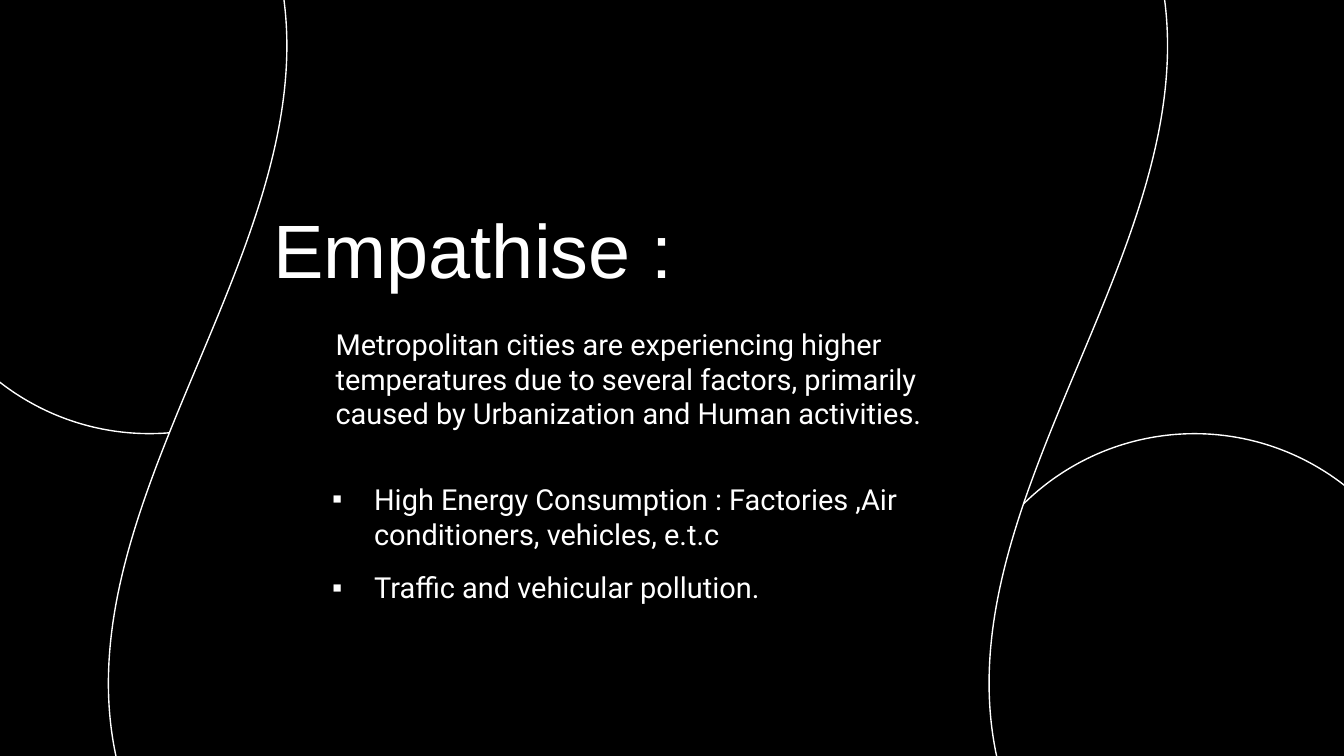
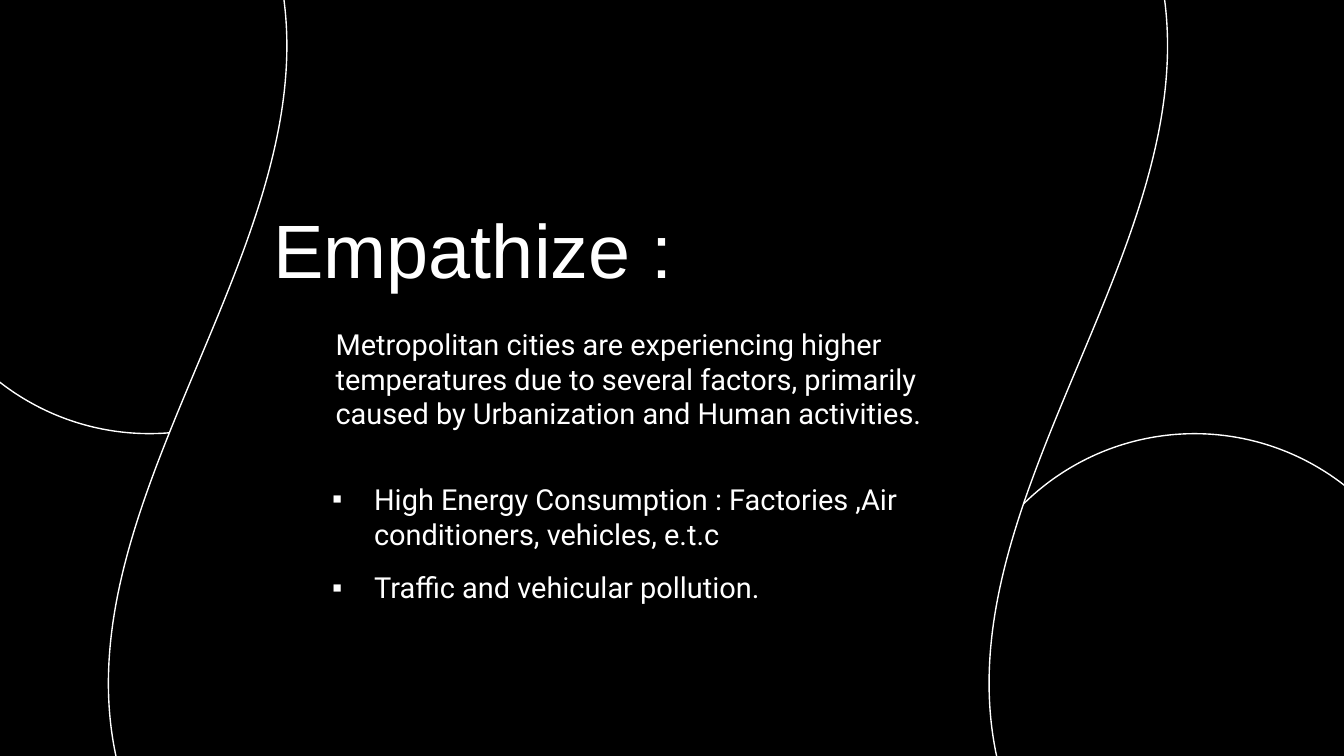
Before and after one commit to Vamc-24/Piezoelectric-Technology, a slide deck: slide 3 of Piezoelectric Technology PPT.pptx. Drawn at 1344x756 pixels with LibreOffice and Linux fonts; fonts in the diff are those of the drawing. Boxes give left, top, right and bottom in pixels: in the first picture for what was removed or moved away, otherwise in the second. Text is boxed around its words. In the diff, an @@ line names an element or a change of style, - is before the commit and + after.

Commit message:
sync

```diff
--- a/Piezoelectric Technology PPT.pptx
+++ b/Piezoelectric Technology PPT.pptx
@@ title at (x1=273, y1=223, x2=630, y2=292): text changed @@
-Empathise :
+Empathize :
```
